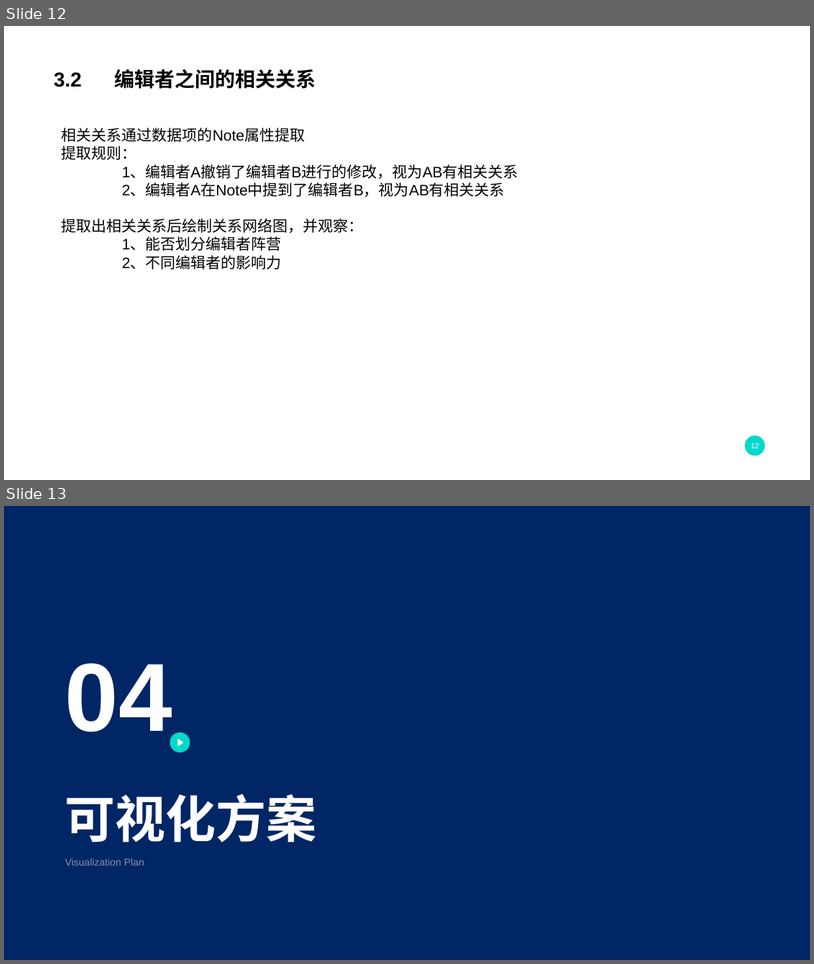
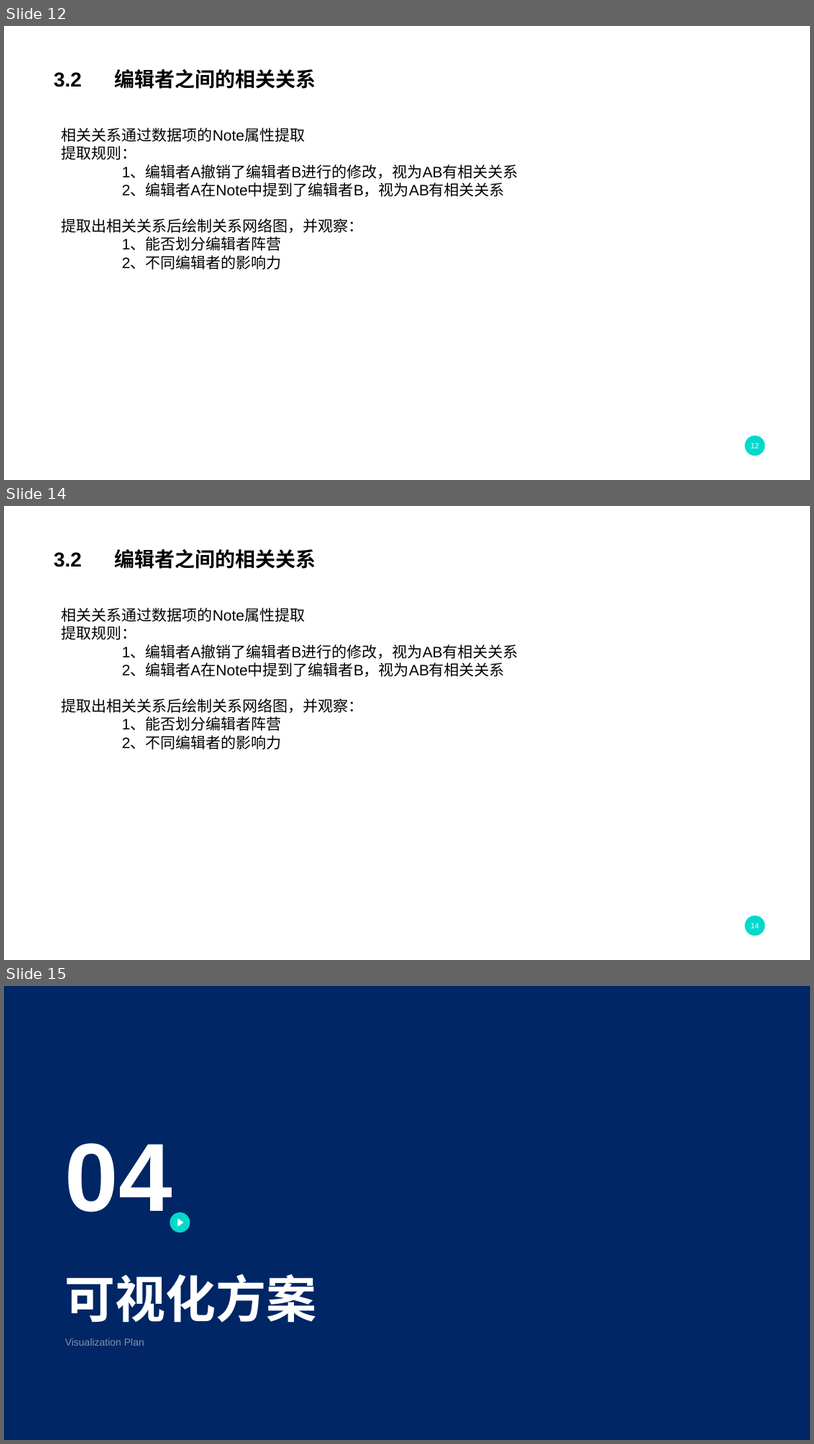
Before and after one commit to PKUzhuojiu/VIS_WIKI, a slide deck: 原设计/设计报告v2.pptx. Shown one above the other, each under a label of ours: slides 12 and 13 before the commit, slides 12, 14 and 15 after it; the slides between them are not shown. The pictures are 814x964 and 814x1444 pixels, drawn with LibreOffice and Linux fonts; fonts in the diff are those of the drawing; background and template pictures are left out. Boxes give left, top, right and bottom in pixels: in the first picture for what was removed or moved away, otherwise in the second. Text is boxed around its words. In the diff, an @@ line names an element or a change of style, - is before the commit and + after.

```diff
--- a/原设计/设计报告v2.pptx
+++ b/原设计/设计报告v2.pptx
@@ slide 14 added at [4, 506, 810, 960], background picture (left out); not listed: 1 template element that a slide beside it also shows @@
@@ title added at [54, 549, 316, 569], 24 pt, text #000000, bold @@
+3.2 编辑者之间的相关关系
@@ text added at [62, 608, 519, 749], 18 pt, text #000000 @@
+相关关系通过数据项的Note属性提取
+提取规则：
+1、编辑者A撤销了编辑者B进行的修改，视为AB有相关关系
+2、编辑者A在Note中提到了编辑者B，视为AB有相关关系
+提取出相关关系后绘制关系网络图，并观察：
+1、能否划分编辑者阵营
+2、不同编辑者的影响力
@@ page number added at [751, 922, 760, 928], 9 pt, text #FFFFFF @@
+14
@@ what was slide 13 is now slide 15 @@
```
Also in this commit, not shown: 2 other slides added, 2 other files.
